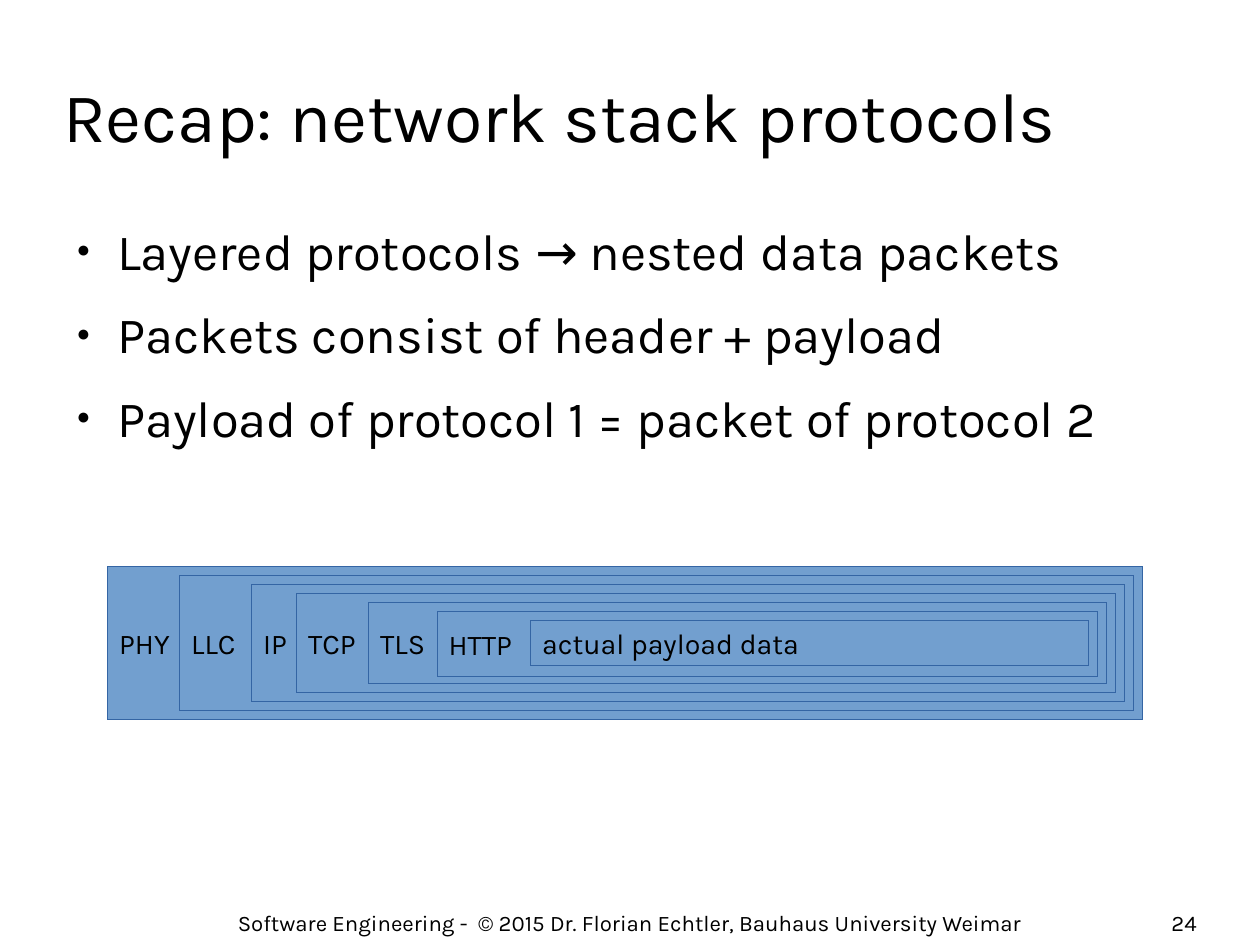
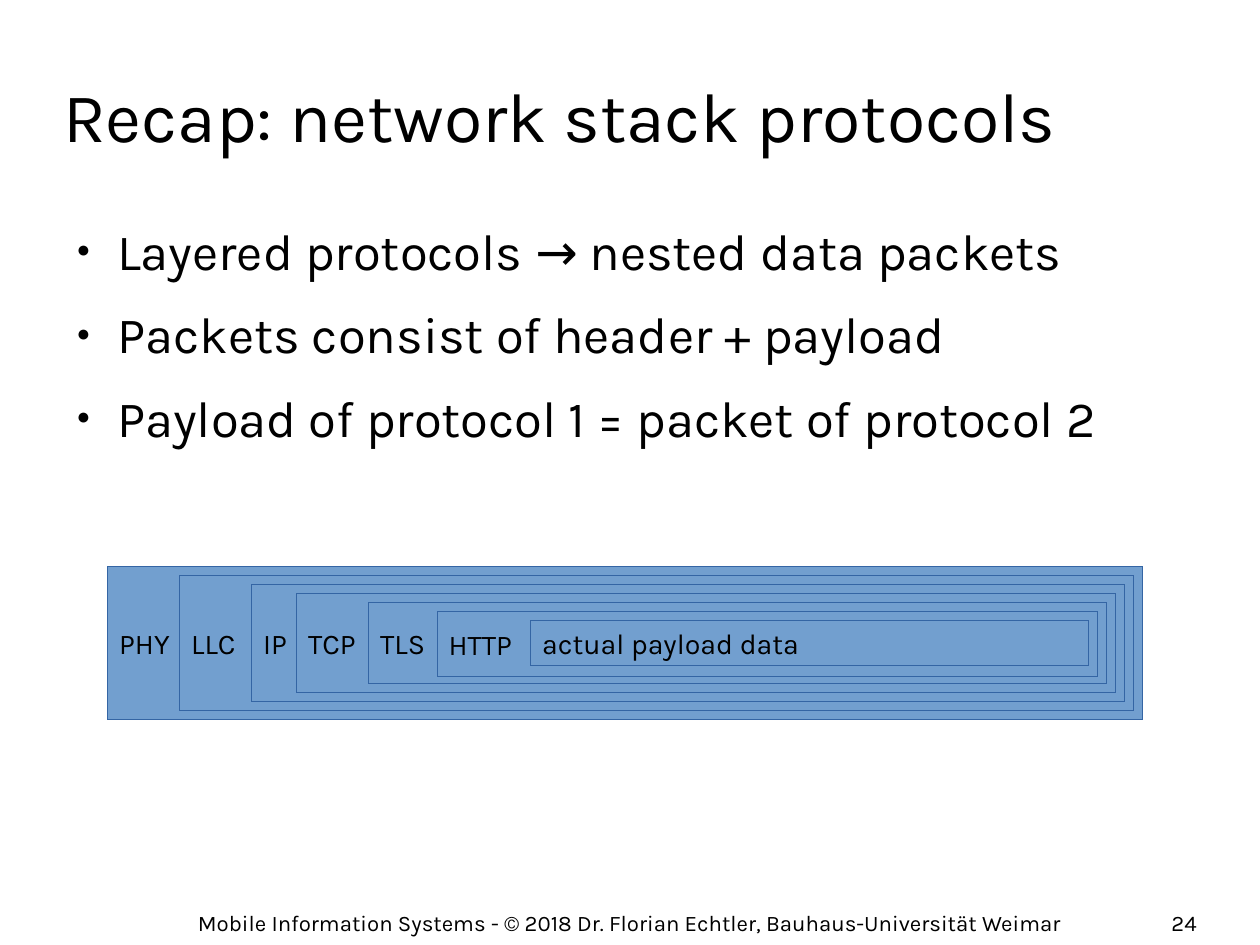
Before and after one commit to floe/mobile-information-systems, a slide deck: slide 24 of 02-big-issues.odp. Drawn at 1260x945 pixels with LibreOffice and Linux fonts; fonts in the diff are those of the drawing; background and template pictures are left out. Boxes give left, top, right and bottom in pixels: in the first picture for what was removed or moved away, otherwise in the second. Text is boxed around its words. In the diff, an @@ line names an element or a change of style, - is before the commit and + after.

```diff
--- a/02-big-issues.odp
+++ b/02-big-issues.odp
@@ text at (198, 915, 1060, 937): text changed @@
-Software Engineering - © 2015 Dr. Florian Echtler, Bauhaus University Weimar
+Mobile Information Systems - © 2018 Dr. Florian Echtler, Bauhaus-Universität Weimar
```
Also in this commit, not shown: 44 other slides changed, 2 other files.
